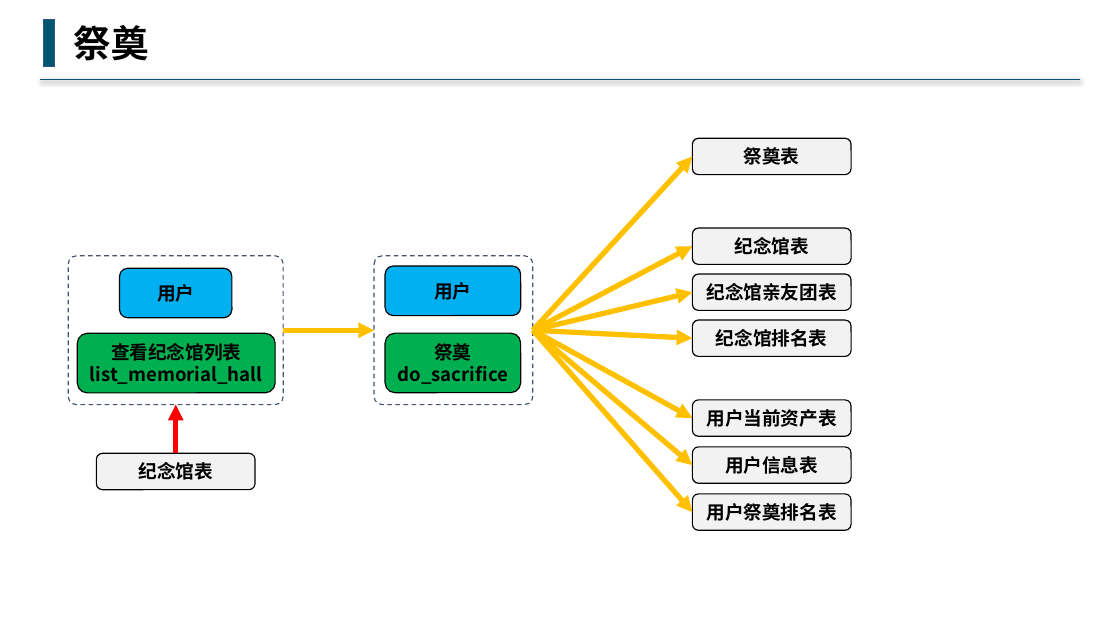
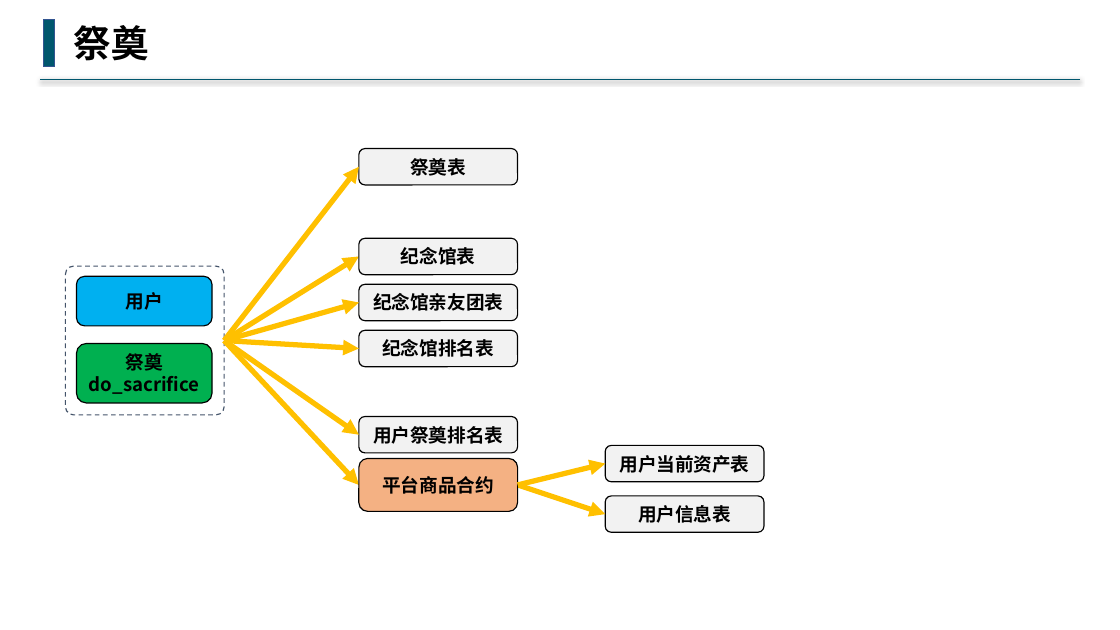
Before and after one commit to buddhachain/buddhaContract, a slide deck: slide 8 of doc/祭奠堂.pptx (slide 13 before the commit). Drawn at 1120x630 pixels with LibreOffice and Linux fonts; fonts in the diff are those of the drawing. Boxes give left, top, right and bottom in pixels: in the first picture for what was removed or moved away, otherwise in the second. Text is boxed around its words. In the diff, an @@ line names an element or a change of style, - is before the commit and + after.

Commit message:
祭奠堂合约修整

```diff
--- a/doc/祭奠堂.pptx
+++ b/doc/祭奠堂.pptx
@@ 4 rounded rectangles: place and size @@
-4 rounded rectangles at [692, 139, 851, 356]
+4 rounded rectangles at [359, 149, 518, 366]
@@ arrow moved from (533, 330) - (692, 156) to (224, 340) - (359, 167) @@
@@ 3 rounded rectangles: place and size @@
-3 rounded rectangles at [374, 256, 533, 405]
+3 rounded rectangles at [66, 266, 224, 415]
@@ rounded rectangle removed at [68, 256, 283, 405] @@
@@ rounded rectangle removed at [119, 268, 232, 318] @@
-用户
@@ arrow moved from (533, 330) - (692, 246) to (224, 340) - (359, 256) @@
@@ arrow moved from (533, 330) - (692, 292) to (224, 340) - (359, 302) @@
@@ rounded rectangle removed at [77, 334, 276, 393] @@
-查看纪念馆列表
-list_memorial_hall
@@ arrow moved from (533, 330) - (692, 339) to (224, 340) - (359, 349) @@
@@ arrow moved from (533, 330) - (692, 418) to (224, 340) - (359, 485) @@
@@ arrow moved from (533, 330) - (692, 513) to (224, 340) - (359, 435) @@
@@ arrow removed from (283, 330) to (374, 330) @@
@@ arrow removed from (176, 454) to (176, 405) @@
@@ rounded rectangle "用户祭奠排名表": place and size @@
-rounded rectangle "用户祭奠排名表" at [692, 494, 851, 530]
+rounded rectangle "用户祭奠排名表" at [359, 417, 518, 453]
@@ rounded rectangle "用户当前资产表": place and size @@
-rounded rectangle "用户当前资产表" at [692, 400, 851, 436]
+rounded rectangle "用户当前资产表" at [606, 445, 765, 481]
@@ rounded rectangle removed at [97, 454, 255, 490] @@
-纪念馆表
@@ rounded rectangle added at [359, 459, 518, 512], fill #F4B183, outline #000000 1 pt, 16 pt, text #000000, bold @@
+平台商品合约
@@ arrow added from (518, 485) to (606, 464), #FFC000 4.5 pt @@
@@ arrow moved from (533, 330) - (692, 465) to (518, 485) - (606, 514) @@
@@ rounded rectangle "用户信息表": place and size @@
-rounded rectangle "用户信息表" at [692, 447, 851, 483]
+rounded rectangle "用户信息表" at [606, 496, 765, 532]
```
Also in this commit, not shown: 9 other slides changed, 1 slide added, 6 slides removed, 3 other files.
